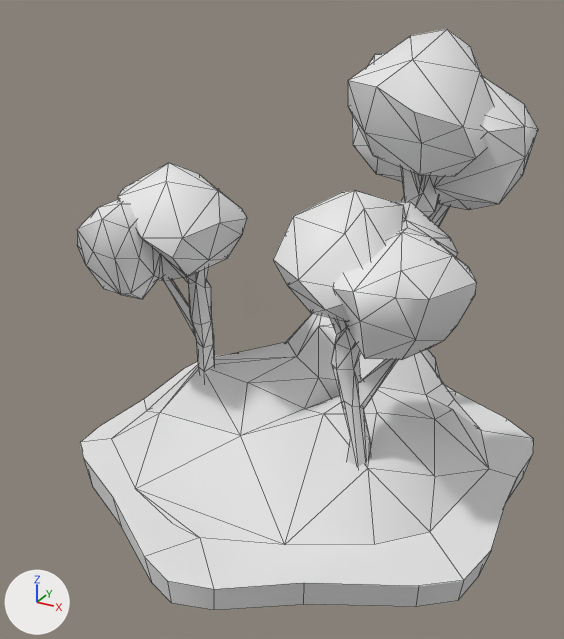
Renders of the FBX model Assets/Art/Models/Hillside Region/Hillside_Landscape01.fbx from each side of a commit.
Rendered twice from a 50 mm lens placed at (0.68, -1.353, 0.965), pointed at (-0.03, -0.063, 0.32). Lighting does not change. The marker at lower left points along +X, +Y and +Z. Mesh edges are drawn as thin lines. Where no turn or scale is listed for an object, it has been applied to the vertices.

In view in the first picture: 'Hillside_Landscape01'.
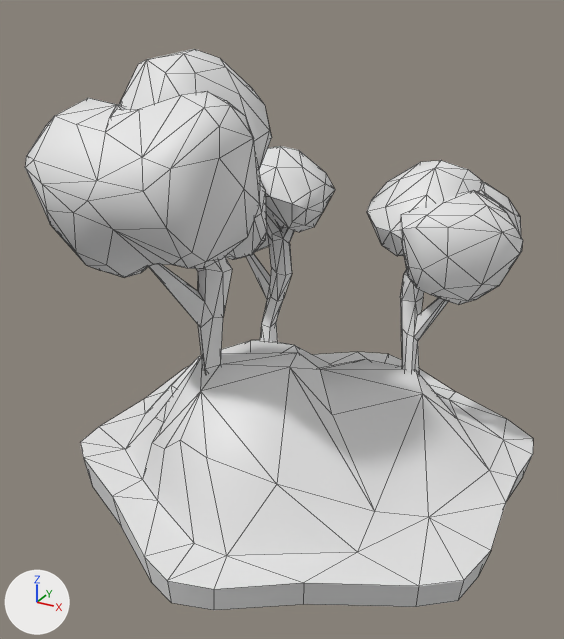
The change, as a diff of the scene's bpy script:
```diff
--- a/Assets/Art/Models/Hillside Region/Hillside_Landscape01.fbx.py
+++ b/Assets/Art/Models/Hillside Region/Hillside_Landscape01.fbx.py
@@ me_cone_002 @@
 # used by ob_hillside_landscape01; location = (0.0, 0.0, 0.0)
-me_cone_002.from_pydata(...)  # 482 vertices, 748 faces; spans x -0.456..0.463, y -0.515..0.509, z -0.062..0.872
+me_cone_002.from_pydata(...)  # 651 vertices, 1030 faces; spans x -0.456..0.463, y -0.515..0.509, z -0.062..0.85
+# me_cone_002 part 1: the loose piece of 49 vertices spanning x -0.279..-0.12, y -0.187..-0.069, z 0.093..0.497 is turned 180 degrees about the z axis through the mesh origin
+# me_cone_002 part 2: a new loose piece of 95 vertices spanning x -0.393..0.048, y -0.468..-0.154, z 0.465..0.802, in mat_tilecolors_004 (white #e7e7e7)
+# me_cone_002 part 3: a new loose piece of 88 vertices spanning x -0.388..-0.144, y 0.002..0.347, z 0.343..0.584, in mat_tilecolors_004 (white #e7e7e7)
+# me_cone_002 part 4: a new loose piece of 84 vertices spanning x 0.157..0.39, y 0.011..0.345, z 0.354..0.574, in mat_tilecolors_004 (white #e7e7e7)
+# me_cone_002 part 5: a new loose piece of 52 vertices spanning x -0.297..-0.006, y -0.319..-0.041, z 0.576..0.85, in mat_tilecolors_004 (white #e7e7e7)
+# me_cone_002 part 6: a new loose piece of 49 vertices spanning x -0.28..-0.118, y 0.151..0.234, z 0.079..0.491, in mat_tilecolors_004 (white #e7e7e7)
+# me_cone_002 part 7: a new loose piece of 49 vertices spanning x -0.196..-0.063, y -0.313..-0.117, z 0.127..0.674, in mat_tilecolors_004 (white #e7e7e7)
+# me_cone_002 part 8: a new loose piece of 43 vertices spanning x -0.272..-0.058, y 0.105..0.314, z 0.413..0.618, in mat_tilecolors_004 (white #e7e7e7)
+# me_cone_002 part 9: a new loose piece of 43 vertices spanning x 0.061..0.285, y 0.065..0.291, z 0.423..0.617, in mat_tilecolors_004 (white #e7e7e7)
+# me_cone_002 part 10: the loose piece of 59 vertices spanning x 0.151..0.391, y -0.339..-0.007, z 0.372..0.607 is deleted
+# me_cone_002 part 11: the loose piece of 49 vertices spanning x 0.118..0.28, y -0.234..-0.151, z 0.079..0.491 is deleted
+# me_cone_002 part 12: the loose piece of 24 vertices spanning x 0.058..0.277, y -0.315..-0.101, z 0.44..0.648 is deleted
+# me_cone_002 part 13: the loose piece of 24 vertices spanning x 0.009..0.306, y 0.034..0.334, z 0.597..0.872 is deleted
+# me_cone_002 part 14
+# 151 vertices are removed from x -0.394..0.392, y -0.398..0.462, z 0.005..0.817
+# 251 faces are deleted
+# 49 vertices are added at x -0.392..0.394, y -0.417..0.398, z 0.005..0.277
+# 114 new faces join them
+# me_cone_002 part 15
+# 76 vertices are removed from x -0.389..-0.057, y -0.338..-0.015, z 0.381..0.652
+# 141 faces are deleted
 me_cone_002.materials.append(mat_tilecolors_004)
```

What differs and where, as boxes (x1, y1, x2, y2) in the pictures (564 x 639 px; the box of a moved part takes in the faces that stretch with it):
'Hillside_Landscape01', reshaped (10% wider)
    before: (77, 29, 538, 610)
    after: (25, 49, 533, 610)
part 1 of me_cone_002, moved or reshaped
    before: (161, 258, 215, 381)
    after: (400, 269, 448, 373)
part 2 of me_cone_002, added
    after: (25, 91, 260, 278)
part 3 of me_cone_002, added
    after: (226, 180, 282, 260)
part 4 of me_cone_002, added
    after: (400, 181, 523, 305)
part 5 of me_cone_002, added
    after: (119, 49, 272, 169)
part 6 of me_cone_002, added
    after: (246, 210, 295, 342)
part 7 of me_cone_002, added
    after: (149, 256, 232, 374)
part 8 of me_cone_002, added
    after: (259, 146, 335, 232)
part 9 of me_cone_002, added
    after: (367, 160, 484, 256)
part 10 of me_cone_002, deleted
    before: (333, 201, 477, 360)
part 11 of me_cone_002, deleted
    before: (330, 318, 398, 467)
part 12 of me_cone_002, deleted
    before: (273, 190, 406, 322)
part 13 of me_cone_002, deleted
    before: (348, 29, 494, 176)
part 14 of me_cone_002, cut back
    before: (80, 53, 538, 589)
    after: (80, 340, 533, 589)
part 15 of me_cone_002, deleted
    before: (77, 163, 247, 299)
